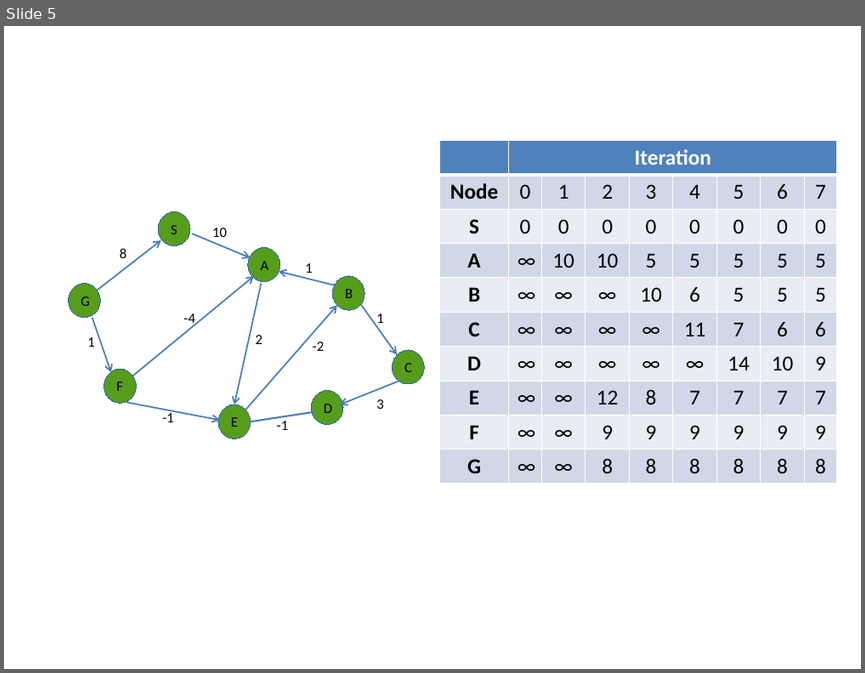
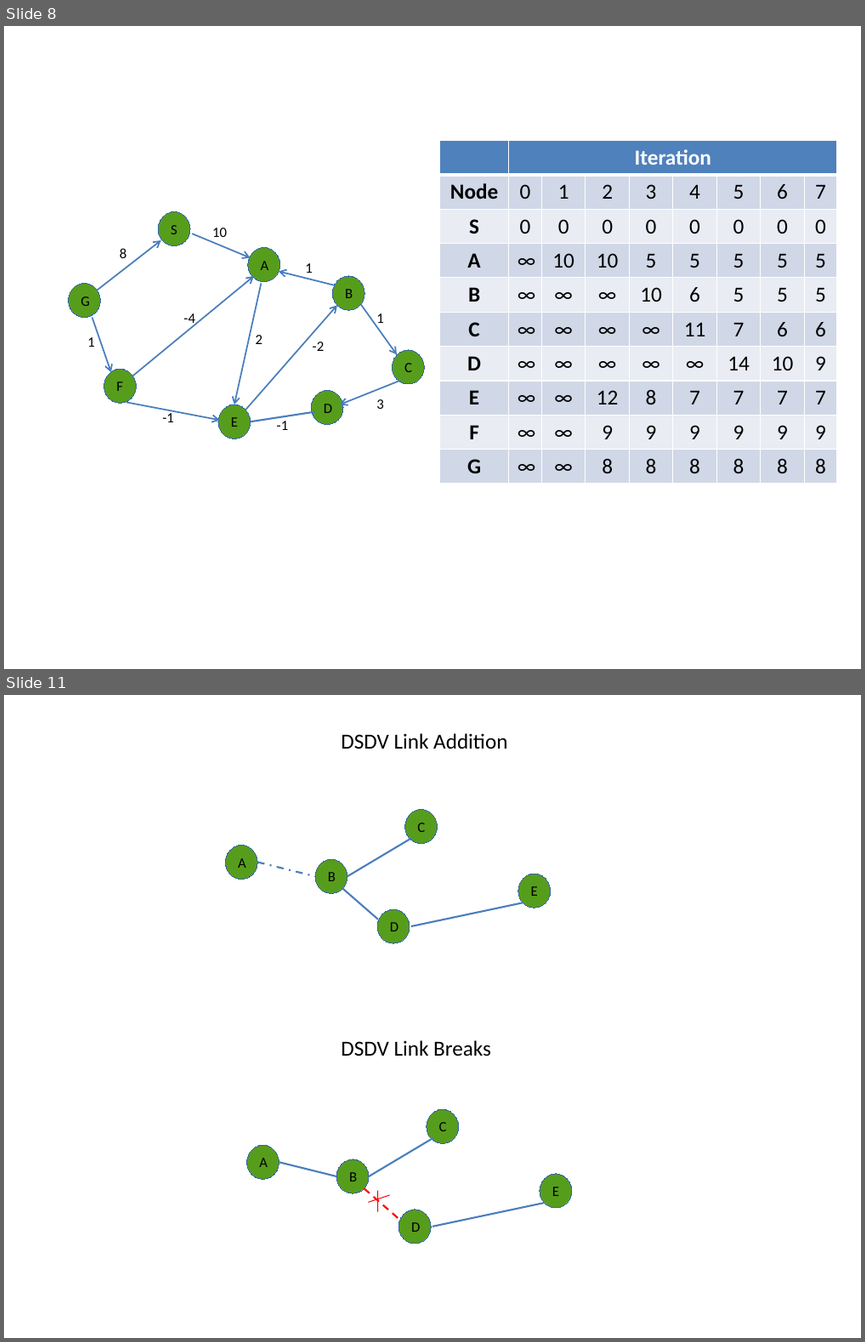
Before and after one commit to kadir4172/formation_control, a slide deck: Tez Çizimleri.pptx. Shown one above the other, each under a label of ours: slide 5 before the commit, slides 8 and 11 after it; the slides between them are not shown. The pictures are 865x673 and 865x1342 pixels, drawn with LibreOffice and Linux fonts; fonts in the diff are those of the drawing. Boxes give left, top, right and bottom in pixels: in the first picture for what was removed or moved away, otherwise in the second. Text is boxed around its words. In the diff, an @@ line names an element or a change of style, - is before the commit and + after.

```diff
--- a/Tez Çizimleri.pptx
+++ b/Tez Çizimleri.pptx
@@ slide 11 added at box(4, 695, 861, 1338), background #FFFFFF @@
@@ text added at box(341, 733, 507, 749), 18 pt, text #000000 @@
+DSDV Link Addition
@@ group added at box(225, 809, 551, 943): 5 ellipses, 5 texts, 4 lines @@
+A
+B
+D
+C
+E
@@ text added at box(341, 1040, 491, 1056), 18 pt, text #000000 @@
+DSDV Link Breaks
@@ group added at box(246, 1109, 572, 1243): 6 lines, 5 ellipses, 5 texts @@
+A
+B
+D
+C
+E
@@ what was slide 5 is now slide 8 @@
```
Also in this commit, not shown: 6 other slides added, 19 other files.
